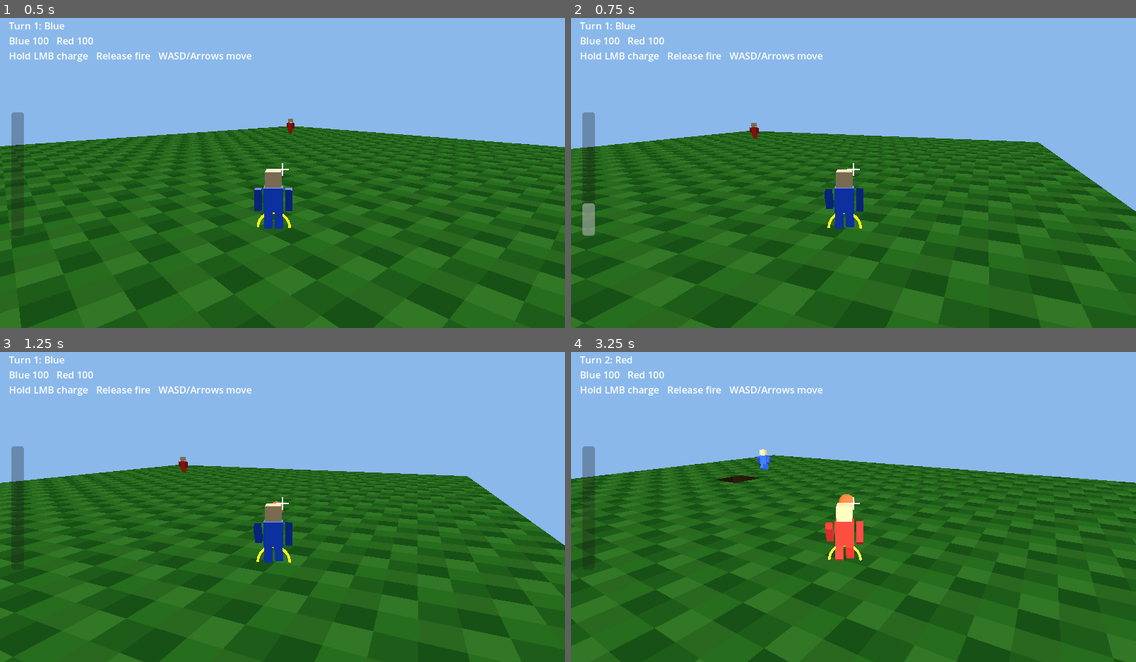
Above: before the commit, frames 1-4 (two rows, left to right).
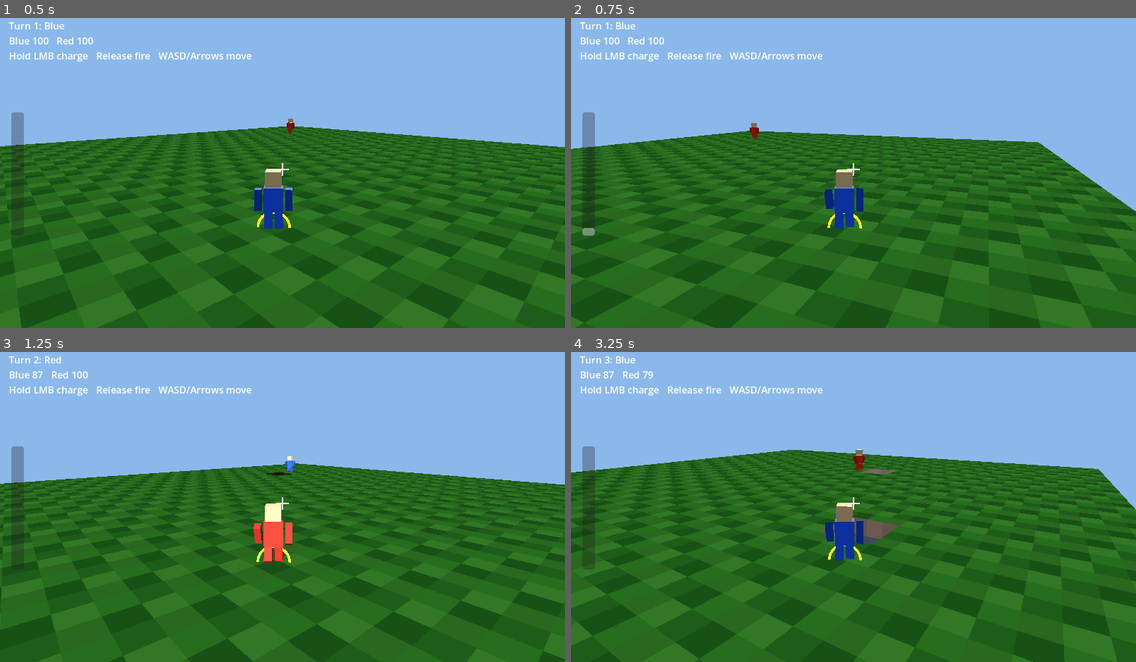
Above: after the commit, the same moments.

Repository: rtcoder/TerraBlast
Game: Godot game, scene res://scenes/debug/VoxelDebug.tscn
The game is run twice, just before and just after one commit, with the same random seed, the same clock (stepped at 60 frames per second) and the same inputs.
Inputs (mouse positions are in pixels of both pictures, inside the frame that each line leads up to):
- Up to frame 1 (0.5 s): no input
- Up to frame 2 (0.75 s): tap Enter at 0.5 s; move the mouse to (881, 166) at 0.52 s; hold W from 0.53 s (still down); click (881, 166) at 0.67 s
- Up to frame 3 (1.25 s): keep holding W; tap Space at 0.77 s
- Up to frame 4 (3.25 s): keep holding W; move the mouse to (825, 503) at 1.27 s; tap Space at 1.52, 3.02 s; move the mouse to (864, 497) at 2.02 s; move the mouse to (847, 507) at 2.77 s; click (847, 507) at 2.92 s

Frame 1 is identical in both runs. In frame 2, 0.2% of the frame differs, in the area x 2-5%, y 59-69%; in frame 3, 17%; in frame 4, 27%, in the area x 0-100%, y 1-100%.

Commit message:
Adjust shot power mechanics: increase max power to 4.0, update related tests and projectile logic.

Diff:
--- a/game/scripts/client/debug/voxel_debug.gd
+++ b/game/scripts/client/debug/voxel_debug.gd
@@ -29,7 +29,10 @@
 var mouse_look_enabled := true
 var shot_charge := 0.0
 var min_shot_power := 0.25
+var max_shot_power := 4.0
 var max_charge_time := 1.4
+var min_projectile_speed := 10.0
+var max_projectile_speed := 88.0
 
 func _ready() -> void:
 	Input.set_mouse_mode(Input.MOUSE_MODE_CAPTURED)
@@ -95,12 +98,16 @@
 	_update_power_bar()
 
 func _get_current_shot_power() -> float:
-	return clampf(shot_charge / max_charge_time, min_shot_power, 1.0)
+	var charge_ratio := clampf(shot_charge / max_charge_time, 0.0, 1.0)
+	return lerpf(min_shot_power, max_shot_power, charge_ratio)
 
 func _update_power_bar() -> void:
 	if power_bar == null:
 		return
-	power_bar.value = _get_current_shot_power() * 100.0 if is_charging_shot else 0.0
+	if is_charging_shot:
+		power_bar.value = inverse_lerp(min_shot_power, max_shot_power, _get_current_shot_power()) * 100.0
+	else:
+		power_bar.value = 0.0
 
 func _fire_at_screen_center(shot_power: float = 1.0) -> void:
 	var viewport_size := get_viewport().get_visible_rect().size
@@ -112,8 +119,7 @@
 
 	var origin := camera.project_ray_origin(screen_position)
 	var direction := camera.project_ray_normal(screen_position)
-	var target_voxel: Vector3i = voxel_world.get_first_solid_on_ray(origin, direction)
-	if target_voxel.x < 0:
+	if direction.length_squared() <= 0.001:
 		return
 
 	var active_player: Variant = turn_controller.get_active_player()
@@ -121,27 +127,23 @@
 	command.player_id = active_player.player_id
 	command.turn_id = turn_controller.turn_id
 	command.weapon_id = 1
-	command.aim_direction = (Vector3(target_voxel) + Vector3(0.5, 0.5, 0.5) - active_player.position).normalized()
+	command.aim_direction = direction.normalized()
 	command.shot_power = shot_power
 	var validation: Dictionary = turn_controller.validate_action(command)
 	if not validation.ok:
 		return
 
-	_spawn_projectile(active_player.position + Vector3.UP * 1.3, Vector3(target_voxel) + Vector3(0.5, 0.5, 0.5), command.shot_power)
-
-func _spawn_projectile(from_position: Vector3, target_position: Vector3, shot_power: float = 1.0) -> void:
+	_spawn_projectile(active_player.position + Vector3.UP * 1.3, command.aim_direction, command.shot_power)
+
+func _spawn_projectile(from_position: Vector3, aim_direction: Vector3, shot_power: float = 1.0) -> void:
 	projectile_in_flight = true
 	var projectile: Node3D = DebugProjectile.new()
 	add_child(projectile)
 	projectile.global_position = from_position
 
-	var flat_direction := Vector3(target_position.x - from_position.x, 0.0, target_position.z - from_position.z)
-	var horizontal_distance := maxf(1.0, flat_direction.length())
-	var direction := flat_direction.normalized()
-	var power_scale := lerpf(0.45, 1.0, clampf(shot_power, 0.0, 1.0))
-	var speed := clampf(horizontal_distance * 0.55, 14.0, 28.0) * power_scale
-	var vertical_speed := clampf((target_position.y - from_position.y) * 0.45 + horizontal_distance * 0.18, 7.5, 16.0) * power_scale
-	var initial_velocity := direction * speed + Vector3.UP * vertical_speed
+	var charge_ratio := inverse_lerp(min_shot_power, max_shot_power, clampf(shot_power, min_shot_power, max_shot_power))
+	var speed := lerpf(min_projectile_speed, max_projectile_speed, charge_ratio)
+	var initial_velocity := aim_direction.normalized() * speed
 	projectile.launch(initial_velocity, voxel_world)
 	projectile.exploded.connect(_on_projectile_exploded)
 
--- a/game/scripts/core/turns/turn_controller.gd
+++ b/game/scripts/core/turns/turn_controller.gd
@@ -4,7 +4,7 @@
 var players: Array = []
 var active_player_index := 0
 var turn_id := 0
-var max_shot_power := 1.0
+var max_shot_power := 4.0
 
 func _init(initial_players: Array = []) -> void:
 	players = initial_players
--- a/game/tests/integration/debug_scene_smoke.gd
+++ b/game/tests/integration/debug_scene_smoke.gd
@@ -114,6 +114,15 @@
 		push_error("Power bar does not reflect charged shot power")
 		quit(1)
 		return
+	if instance._get_current_shot_power() <= 1.0:
+		push_error("Half charge should exceed the old 1.0 max shot power")
+		quit(1)
+		return
+	instance._update_shot_charge(instance.max_charge_time)
+	if not is_equal_approx(instance._get_current_shot_power(), 4.0):
+		push_error("Full charge should reach 4x shot power")
+		quit(1)
+		return
 	var release := InputEventMouseButton.new()
 	release.button_index = MOUSE_BUTTON_LEFT
 	release.pressed = false
@@ -133,5 +142,23 @@
 		quit(1)
 		return
 
+	instance.projectile_in_flight = false
+	instance._spawn_projectile(active_player.position + Vector3.UP * 1.3, Vector3.FORWARD, 4.0)
+	var forward_projectile: Node = instance.get_child(instance.get_child_count() - 1)
+	if absf(forward_projectile.velocity.y) > 0.01:
+		push_error("Forward aim should not receive artificial vertical projectile boost")
+		quit(1)
+		return
+	forward_projectile.queue_free()
+	instance.projectile_in_flight = false
+
+	instance._spawn_projectile(active_player.position + Vector3.UP * 1.3, (Vector3.FORWARD + Vector3.UP).normalized(), 4.0)
+	var upward_projectile: Node = instance.get_child(instance.get_child_count() - 1)
+	if upward_projectile.velocity.y <= 0.0:
+		push_error("Upward aim should produce upward projectile velocity")
+		quit(1)
+		return
+	upward_projectile.queue_free()
+
 	print("Debug scene smoke passed with %d visible mesh chunks" % mesh_chunk_count)
 	quit(0)
--- a/game/tests/unit/core_tests.gd
+++ b/game/tests/unit/core_tests.gd
@@ -191,10 +191,10 @@
 	var command: RefCounted = PlayerActionCommand.new()
 	command.player_id = "p1"
 	command.turn_id = controller.turn_id
-	command.shot_power = 4.0
+	command.shot_power = 8.0
 	var result := controller.validate_action(command)
 	_expect_equal(result.ok, true, "active player action accepted")
-	_expect_equal(command.shot_power, 1.0, "shot power clamped")
+	_expect_equal(command.shot_power, 4.0, "shot power clamped")
 
 func _test_turn_controller_skips_dead_player() -> void:
 	var player_one := _player("p1")
